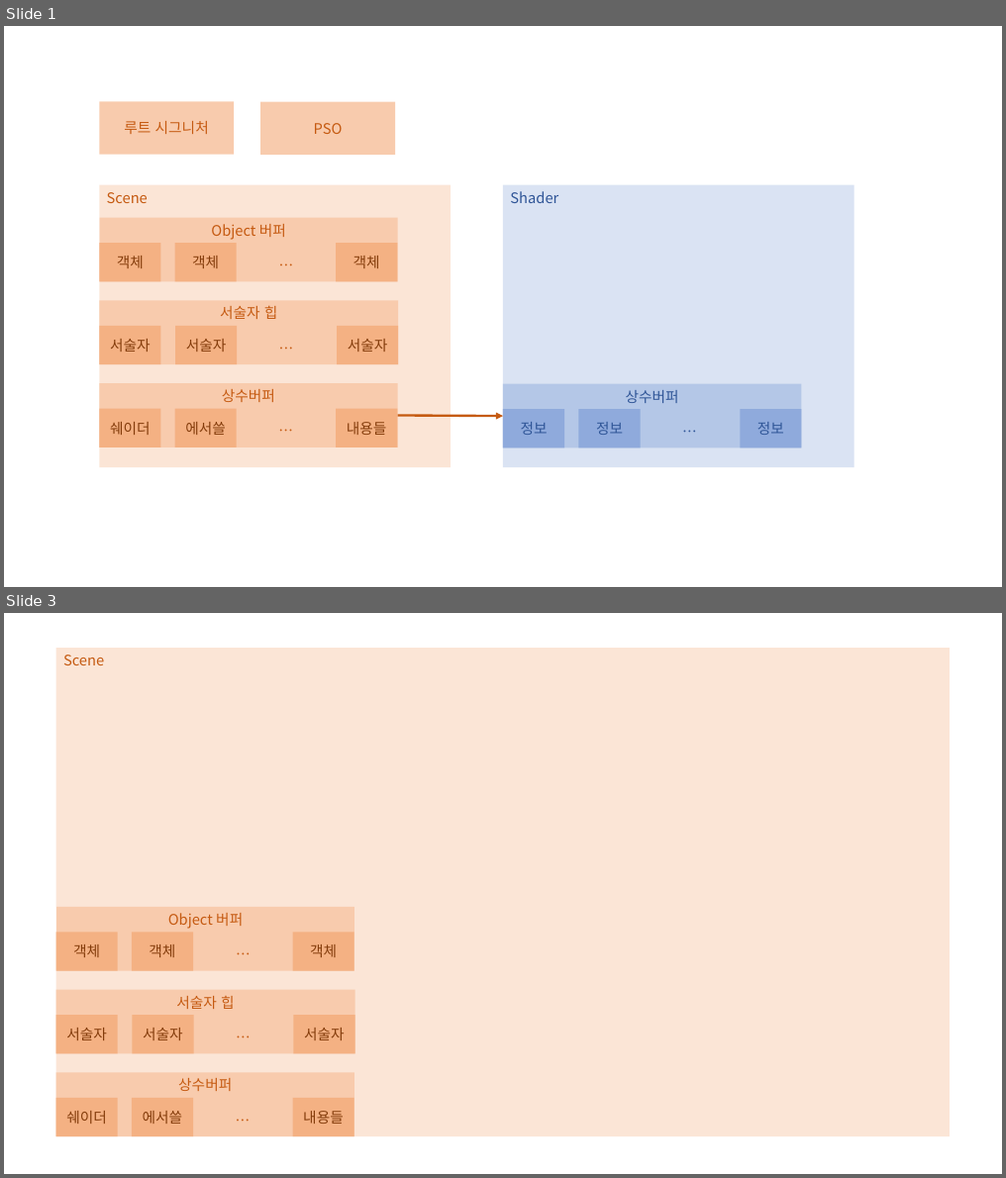
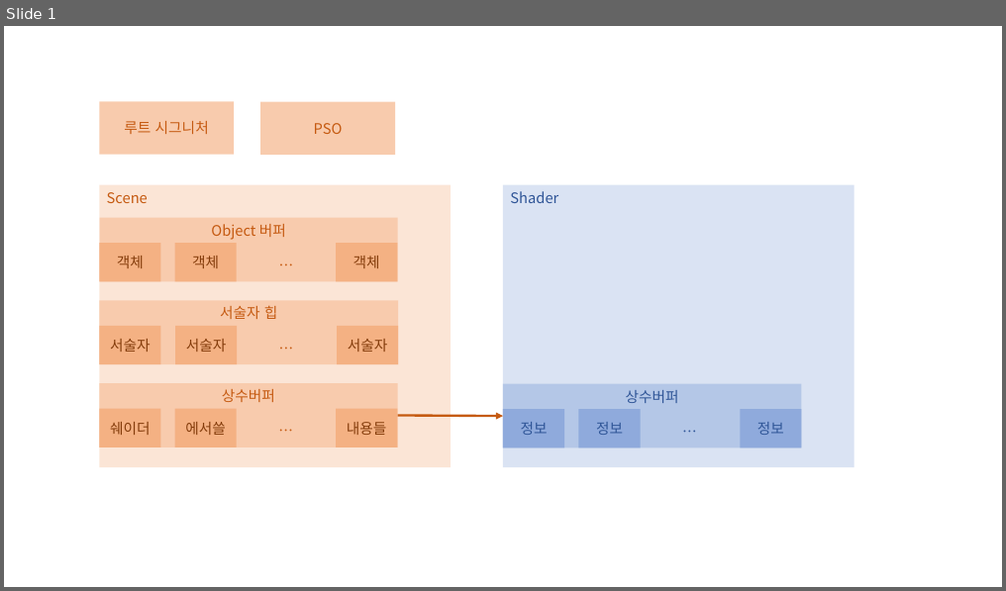
Before and after one commit to mado0421/morphosis, a slide deck: 문서/생각정리.pptx. Shown one above the other, each under a label of ours: slides 1 and 3 before the commit, slide 1 after it; the slides between them are not shown. The pictures are 1006x1178 and 1006x591 pixels, drawn with LibreOffice and Linux fonts; fonts in the diff are those of the drawing. Boxes give left, top, right and bottom in pixels: in the first picture for what was removed or moved away, otherwise in the second. Text is boxed around its words. In the diff, an @@ line names an element or a change of style, - is before the commit and + after.

```diff
--- a/문서/생각정리.pptx
+++ b/문서/생각정리.pptx
@@ slide 3 removed at [4,613,1002,1174], background #FFFFFF @@
@@ rectangle removed at [56,648,949,1137] @@
-Scene
@@ rectangle removed at [56,907,354,971] @@
-Object 버퍼
-…
@@ rectangle removed at [56,933,118,971] @@
-객체
@@ rectangle removed at [132,933,193,971] @@
-객체
@@ rectangle removed at [293,933,354,971] @@
-객체
@@ rectangle removed at [56,989,355,1054] @@
-서술자 힙
-…
@@ rectangle removed at [56,1015,118,1054] @@
-서술자
@@ rectangle removed at [132,1015,193,1054] @@
-서술자
@@ rectangle removed at [294,1015,355,1054] @@
-서술자
@@ rectangle removed at [56,1072,355,1137] @@
-상수버퍼
-…
@@ rectangle removed at [56,1098,118,1137] @@
-쉐이더
@@ rectangle removed at [132,1098,193,1137] @@
-에서쓸
@@ rectangle removed at [293,1098,354,1137] @@
-내용들
```
Also in this commit, not shown: 2 slides added, 1 other slide removed, 15 other files.
